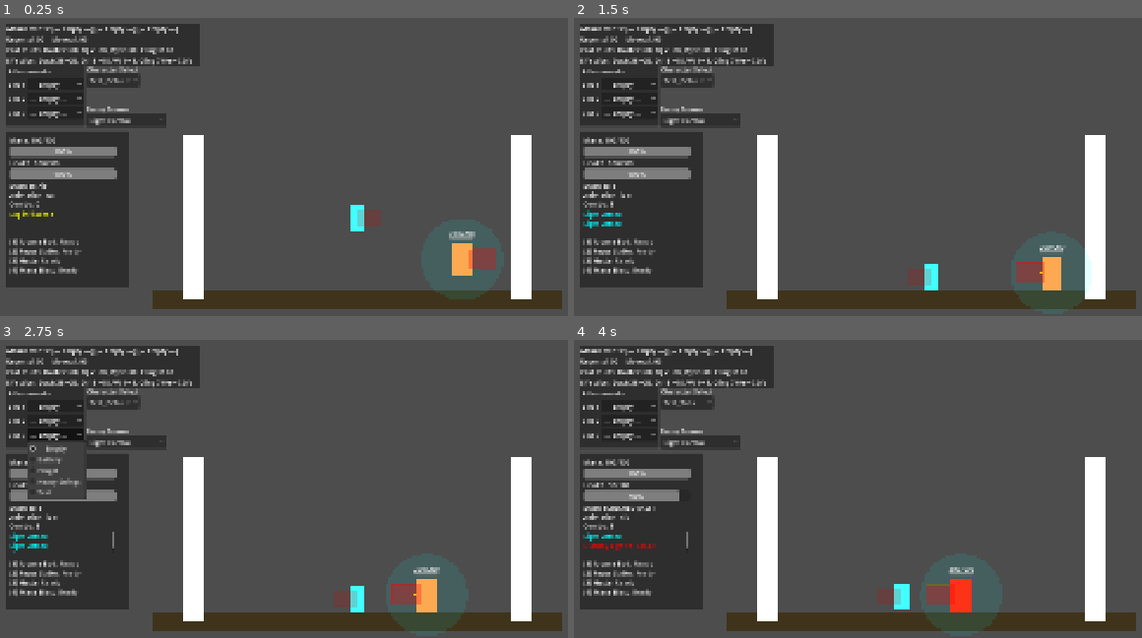
Above: before the commit, frames 1-4 (two rows, left to right).
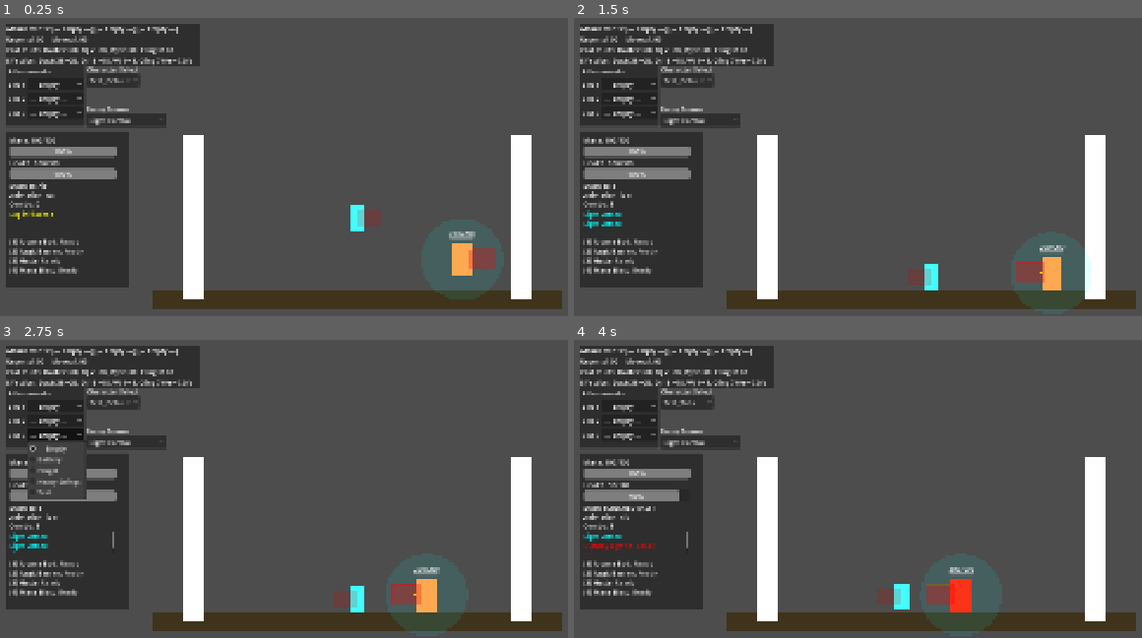
Above: after the commit, the same moments.

Repository: Korasyl/ManaBrawl
Game: Godot game, scene res://scenes/test_environment/test_environment.tscn
Same seed, same stepped clock (60 frames per second), same inputs: the game is played once before the commit and once after it.
Inputs:
- Up to frame 1 (0.25 s): no input
- Up to frame 2 (1.5 s): click "— Empty —" at 0.5 s; click "— Empty —" at 1.25 s
- Up to frame 3 (2.75 s): click "— Empty —" at 2 s
- Up to frame 4 (4 s): click "Test_Default" at 2.75 s; click "Light Combo" at 3.5 s

The runs differ from the first frame. In frame 1, 0.1% of the frame differs, in the area x 3-15%, y 77-80%; in frame 2, 0.1%; in frame 3, 0.1%; in frame 4, 0.1%.

Commit message:
Updated Spellcasting Mechanics

Diff:
--- a/characters/player.gd
+++ b/characters/player.gd
@@ -94,6 +94,9 @@
 @export var spell_slots: Array[SpellData] = []
 var spell_cooldowns: Array[float] = [0.0, 0.0, 0.0, 0.0]
 var queued_spell_index: int = -1  # Which spell is being aimed (-1 = none)
+var queued_spell_mana_paid: float = 0.0
+const QUEUE_REGEN_LOCK_DURATION: float = 0.75
+var queue_regen_lock_timer: float = 0.0
 var active_toggles: Array[bool] = [false, false, false, false]
 
 ## Placement mode state (for "placement" cast type spells)
@@ -117,7 +120,7 @@
 	if spell_slots.is_empty():
 		spell_slots = [
 			preload("res://resources/spells/arcane_bolt.tres"),
-			preload("res://resources/spells/focus_strike.tres"),
+			preload("res://resources/spells/aegis_barrier.tres"),
 			preload("res://resources/spells/haste.tres"),
 			preload("res://resources/spells/mana_blast.tres"),
 		]
@@ -203,6 +206,10 @@
 
 	if ranged_cooldown_timer > 0:
 		ranged_cooldown_timer -= delta
+
+	if queue_regen_lock_timer > 0:
+		queue_regen_lock_timer -= delta
+
 
 	# Spell cooldowns
 	for i in 4:
@@ -380,6 +387,10 @@
 
 func regenerate_mana(delta):
 	if stats and current_mana < stats.max_mana:
+		# Brief regen lockout right after queueing a spell.
+		if queue_regen_lock_timer > 0:
+			return
+
 		var regen_rate = stats.passive_mana_regen
 
 		# Enhanced regen if coalescing and past startup
@@ -651,8 +662,8 @@
 		anim = "idle"
 
 	# Play the animation if it's different from current
-	if animated_sprite.animation != anim:
-		animated_sprite.play(anim)
+	##if animated_sprite.animation != anim:
+	##	animated_sprite.play(anim)
 
 	# Update debug HUD with current animation
 	if debug_hud:
@@ -940,6 +951,8 @@
 	is_in_ranged_mode = false
 	ranged_cooldown_timer = 0.0
 	queued_spell_index = -1
+	queued_spell_mana_paid = 0.0
+	queue_regen_lock_timer = 0.0
 	is_placing = false
 	placement_locked = false
 
@@ -1128,6 +1141,8 @@
 	is_charging_heavy = false
 	is_in_ranged_mode = false
 	queued_spell_index = -1
+	queued_spell_mana_paid = 0.0
+	queue_regen_lock_timer = 0.0
 	active_toggles = [false, false, false, false]
 	is_placing = false
 	placement_locked = false
@@ -1161,6 +1176,8 @@
 	is_in_ranged_mode = false
 	ranged_cooldown_timer = 0.0
 	queued_spell_index = -1
+	queued_spell_mana_paid = 0.0
+	queue_regen_lock_timer = 0.0
 	spell_cooldowns = [0.0, 0.0, 0.0, 0.0]
 	active_toggles = [false, false, false, false]
 	is_placing = false
@@ -1257,36 +1274,56 @@
 
 	if spell.cast_type == "toggled":
 		_toggle_spell(index)
+		return
+
+	# Targeted, free_aim, or placement: queue/cancel
+	if queued_spell_index == index:
+		_clear_spell_queue(true, true)
+		if debug_hud:
+			debug_hud.log_action("[color=gray]Spell cancelled[/color]")
+		return
+
+	if spell_cooldowns[index] > 0:
+		if debug_hud:
+			debug_hud.log_action("[color=red]On cooldown (%.1fs)[/color]" % spell_cooldowns[index])
+		return
+
+	# If another spell was queued, replace it and refund previous queue payment.
+	if queued_spell_index >= 0:
+		_clear_spell_queue(true, true)
+
+	# Pay mana immediately on queue, so cast cannot fail from mana later.
+	var spent := use_mana(spell.mana_cost, "spell_cast")
+	if spent <= 0.0:
+		if debug_hud:
+			debug_hud.log_action("[color=red]Not enough mana[/color]")
+		return
+
+	queued_spell_index = index
+	queued_spell_mana_paid = spent
+	queue_regen_lock_timer = QUEUE_REGEN_LOCK_DURATION
+
+	# Enter placement mode for placement spells
+	if spell.cast_type == "placement":
+		is_placing = true
+		placement_locked = false
+		placement_position = get_global_mouse_position()
+		if debug_hud:
+			debug_hud.log_action("[color=violet]Placing: %s (click to position)[/color]" % spell.spell_name, -spent)
 	else:
-		# Targeted, free_aim, or placement: queue/cancel
-		if queued_spell_index == index:
-			# Cancel queue (also cancels placement mode)
-			if is_placing:
-				_cancel_placement()
-			else:
-				queued_spell_index = -1
-				if debug_hud:
-					debug_hud.log_action("[color=gray]Spell cancelled[/color]")
-		else:
-			if spell_cooldowns[index] > 0:
-				if debug_hud:
-					debug_hud.log_action("[color=red]On cooldown (%.1fs)[/color]" % spell_cooldowns[index])
-				return
-			if current_mana < spell.mana_cost:
-				if debug_hud:
-					debug_hud.log_action("[color=red]Not enough mana[/color]")
-				return
-			queued_spell_index = index
-			# Enter placement mode for placement spells
-			if spell.cast_type == "placement":
-				is_placing = true
-				placement_locked = false
-				placement_position = get_global_mouse_position()
-				if debug_hud:
-					debug_hud.log_action("[color=violet]Placing: %s (click to position)[/color]" % spell.spell_name)
-			else:
-				if debug_hud:
-					debug_hud.log_action("[color=violet]Queued: %s (LMB to cast)[/color]" % spell.spell_name)
+		if debug_hud:
+			debug_hud.log_action("[color=violet]Queued: %s (LMB to cast)[/color]" % spell.spell_name, -spent)
+
+func _clear_spell_queue(refund_mana: bool = false, reset_placement: bool = true) -> void:
+	if refund_mana and queued_spell_mana_paid > 0.0 and stats:
+		current_mana = min(current_mana + queued_spell_mana_paid, stats.max_mana)
+	queued_spell_mana_paid = 0.0
+	queued_spell_index = -1
+	if refund_mana:
+		queue_regen_lock_timer = 0.0
+	if reset_placement:
+		is_placing = false
+		placement_locked = false
 
 func _toggle_spell(index: int):
 	var spell := spell_slots[index]
@@ -1311,7 +1348,7 @@
 
 func cast_spell(index: int):
 	if index >= spell_slots.size() or spell_slots[index] == null:
-		queued_spell_index = -1
+		_clear_spell_queue(true, true)
 		return
 
 	var spell := spell_slots[index]
@@ -1320,7 +1357,7 @@
 	if spell.cast_type == "placement":
 		return
 
-	# For targeted spells, find target first (don't consume mana if no target)
+	# For targeted spells, require a valid target before resolving cast
 	var target_body: Node = null
 	if spell.cast_type == "targeted":
 		target_body = _find_target_near_cursor()
@@ -1329,13 +1366,8 @@
 				debug_hud.log_action("[color=red]No target found[/color]")
 			return
 
-	var spent := use_mana(spell.mana_cost, "spell_cast")
-	if spent <= 0:
-		queued_spell_index = -1
-		return
-
 	spell_cooldowns[index] = spell.cooldown
-	queued_spell_index = -1
+	_clear_spell_queue(false, true)
 
 	match spell.cast_type:
 		"free_aim":
@@ -1344,7 +1376,7 @@
 			_fire_targeted_projectile(spell, target_body)
 
 	if debug_hud:
-		debug_hud.log_action("[color=violet]Cast: %s[/color]" % spell.spell_name, -spent)
+		debug_hud.log_action("[color=violet]Cast: %s[/color]" % spell.spell_name)
 
 func _fire_spell_projectile(spell: SpellData):
 	var dir := (get_global_mouse_position() - global_position).normalized()
@@ -1451,12 +1483,12 @@
 		return
 
 	if queued_spell_index < 0 or queued_spell_index >= spell_slots.size():
-		is_placing = false
+		_clear_spell_queue(true, true)
 		return
 
 	var spell := spell_slots[queued_spell_index]
 	if spell == null or spell.cast_type != "placement":
-		is_placing = false
+		_clear_spell_queue(true, true)
 		return
 
 	if not placement_locked:
@@ -1473,15 +1505,7 @@
 		placement_rotation = delta_to_mouse.angle()
 
 		if Input.is_action_just_released("light_attack"):
-			# Confirm placement — spend mana and spawn
-			var spent := use_mana(spell.mana_cost, "spell_cast")
-			if spent <= 0:
-				# Not enough mana — cancel
-				is_placing = false
-				placement_locked = false
-				queued_spell_index = -1
-				return
-
+			# Confirm placement — mana was already paid on queue
 			spell_cooldowns[queued_spell_index] = spell.cooldown
 
 			# Spawn the spell entity at the placement location
@@ -1506,12 +1530,10 @@
 				get_tree().current_scene.add_child(entity)
 
 			if debug_hud:
-				debug_hud.log_action("[color=violet]Placed: %s[/color]" % spell.spell_name, -spent)
+				debug_hud.log_action("[color=violet]Placed: %s[/color]" % spell.spell_name)
 
 			# Clean up placement state
-			is_placing = false
-			placement_locked = false
-			queued_spell_index = -1
+			_clear_spell_queue(false, true)
 
 	# Cancel with Q or pressing the same spell key
 	if Input.is_action_just_pressed("cancel_cast"):
@@ -1520,9 +1542,7 @@
 	queue_redraw()
 
 func _cancel_placement():
-	is_placing = false
-	placement_locked = false
-	queued_spell_index = -1
+	_clear_spell_queue(true, true)
 	if debug_hud:
 		debug_hud.log_action("[color=gray]Placement cancelled[/color]")
 
@@ -1546,15 +1566,39 @@
 func _draw():
 	# Placement mode preview
 	if is_placing:
-		var local_pos := placement_position - global_position
+		var local_pos: Vector2 = placement_position - global_position
+		var preview_size: Vector2 = Vector2(220.0, 18.0)
+		var preview_fill: Color = Color(0.35, 0.75, 1.0, 0.30)
+		var preview_outline: Color = Color(0.35, 0.75, 1.0, 0.85)
+
+		if queued_spell_index >= 0 and queued_spell_index < spell_slots.size() and spell_slots[queued_spell_index] != null:
+			var preview_spell: SpellData = spell_slots[queued_spell_index]
+			preview_size = preview_spell.placement_preview_size
+			preview_fill = preview_spell.placement_preview_color
+			preview_outline = preview_spell.placement_preview_outline_color
+
 		if not placement_locked:
-			# Show crosshair at cursor
+			# Positioning step: crosshair only (no ghost footprint until rotate step)
 			draw_circle(local_pos, 8.0, Color(0.3, 1.0, 0.6, 0.6))
 			draw_arc(local_pos, 12.0, 0, TAU, 16, Color(0.3, 1.0, 0.6, 0.3), 2.0)
 		else:
-			# Show locked position + rotation indicator
+			# Show locked position + rotation indicator + rotated ghost barrier
+			var half_size: Vector2 = preview_size * 0.5
+			var corners: PackedVector2Array = PackedVector2Array([
+				Vector2(-half_size.x, -half_size.y),
+				Vector2( half_size.x, -half_size.y),
+				Vector2( half_size.x,  half_size.y),
+				Vector2(-half_size.x,  half_size.y),
+			])
+			var points: PackedVector2Array = PackedVector2Array()
+			for i in range(corners.size()):
+				var c: Vector2 = corners[i]
+				points.append(local_pos + c.rotated(placement_rotation))
+			draw_colored_polygon(points, preview_fill)
+			draw_polyline(PackedVector2Array([points[0], points[1], points[2], points[3], points[0]]), preview_outline, 2.0)
+
 			draw_circle(local_pos, 6.0, Color(1.0, 0.8, 0.2, 0.8))
-			var rot_end := local_pos + Vector2.from_angle(placement_rotation) * 40
+			var rot_end: Vector2 = local_pos + Vector2.from_angle(placement_rotation) * maxf(40.0, preview_size.x * 0.35)
 			draw_line(local_pos, rot_end, Color(1.0, 0.8, 0.2, 0.8), 2.0)
 		return
 
--- a/scripts/combat/spell_data.gd
+++ b/scripts/combat/spell_data.gd
@@ -24,3 +24,8 @@
 
 ## Toggle properties
 @export var toggle_mana_drain: float = 5.0  # Mana per second while toggled on
+
+## Placement preview tuning (used by Player._draw placement ghost)
+@export var placement_preview_size: Vector2 = Vector2(220.0, 18.0)
+@export var placement_preview_color: Color = Color(0.35, 0.75, 1.0, 0.30)
+@export var placement_preview_outline_color: Color = Color(0.35, 0.75, 1.0, 0.85)
--- a/scripts/spells/aegis_barrier.gd
+++ b/scripts/spells/aegis_barrier.gd
@@ -34,7 +34,7 @@
 	if visual == null:
 		return
 
-	var hp_ratio := clamp(current_hp / max_hp, 0.0, 1.0)
+	var hp_ratio: float = clampf(current_hp / max_hp, 0.0, 1.0)
 	visual.color = damaged_color.lerp(barrier_color, hp_ratio)
 
 func _on_expire() -> void:
Not shown, added: scripts/spells/aegis_barrier.gd.uid
Not shown, added: scripts/spells/barrier_body.gd.uid
